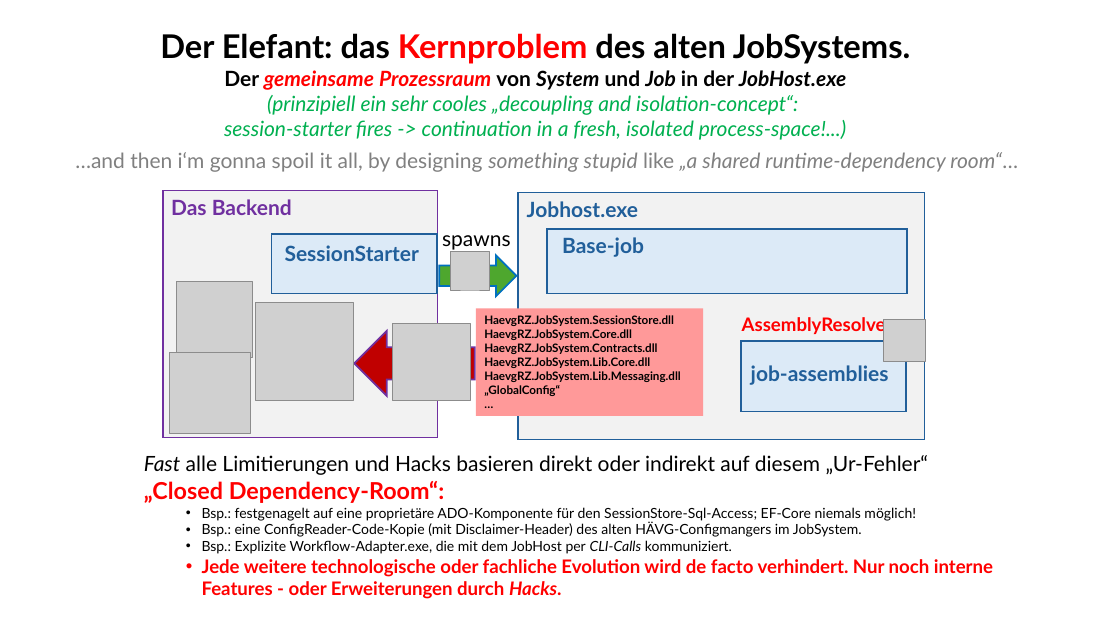
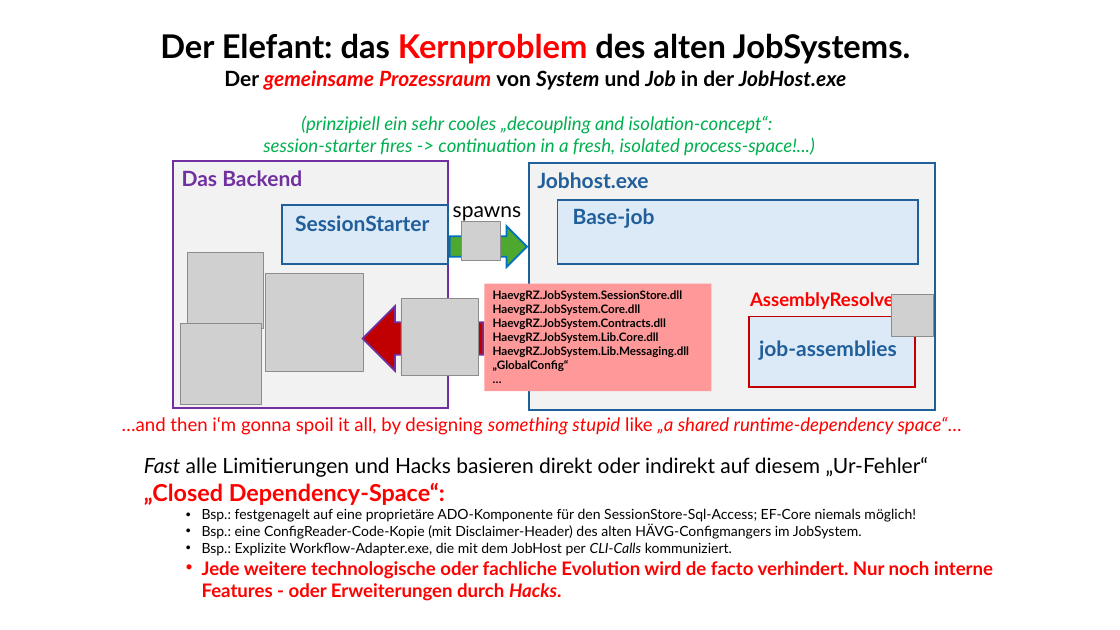
Before and after one commit to ckluth/josyn-platform, a slide deck: slide 4 of josyn-intro.pptx. Drawn at 1120x630 pixels with LibreOffice and Linux fonts; fonts in the diff are those of the drawing; grey boxes stand for pictures. Boxes give left, top, right and bottom in pixels: in the first picture for what was removed or moved away, otherwise in the second. Text is boxed around its words. In the diff, an @@ line names an element or a change of style, - is before the commit and + after.

```diff
--- a/josyn-intro.pptx
+++ b/josyn-intro.pptx
@@ text at (224,95,846,140): paragraphs removed @@
-(prinzipiell ein sehr cooles „decoupling and isolation-concept“:
-session-starter fires -> continuation in a fresh, isolated process-space!...)
@@ text added at (263,115,815,156), 16 pt, text #00B050, italic @@
+(prinzipiell ein sehr cooles „decoupling and isolation-concept“:
+session-starter fires -> continuation in a fresh, isolated process-space!...)
@@ 5 texts, 4 pictures, 4 rectangles, 1 right arrow: place and size @@
-5 texts, 4 pictures, 4 rectangles, 1 right arrow at (163,191,925,439)
+5 texts, 4 pictures, 4 rectangles, 1 right arrow at (173,161,935,410)
@@ 2 pictures, 2 rectangles, 2 texts, 1 left arrow: place and size @@
-2 pictures, 2 rectangles, 2 texts, 1 left arrow at (355,308,926,416)
+2 pictures, 2 rectangles, 2 texts, 1 left arrow at (363,284,934,392)
@@ rectangle at (749,317,915,387): outline #215F9A 1.5 pt to #C00000 1.5 pt @@
@@ text at (122,417,962,435): text changed; size 18 to 16 pt; text colour #808080 to #FF0000 @@
-…and then i‘m gonna spoil it all, by designing something stupid like „a shared runtime-dependency room“…
+…and then i‘m gonna spoil it all, by designing something stupid like „a shared runtime-dependency space“…
@@ text at (144,483,445,505): text changed @@
-„Closed Dependency-Room“:
+„Closed Dependency-Space“:
```
Also in this commit, not shown: 1 other slide changed.
